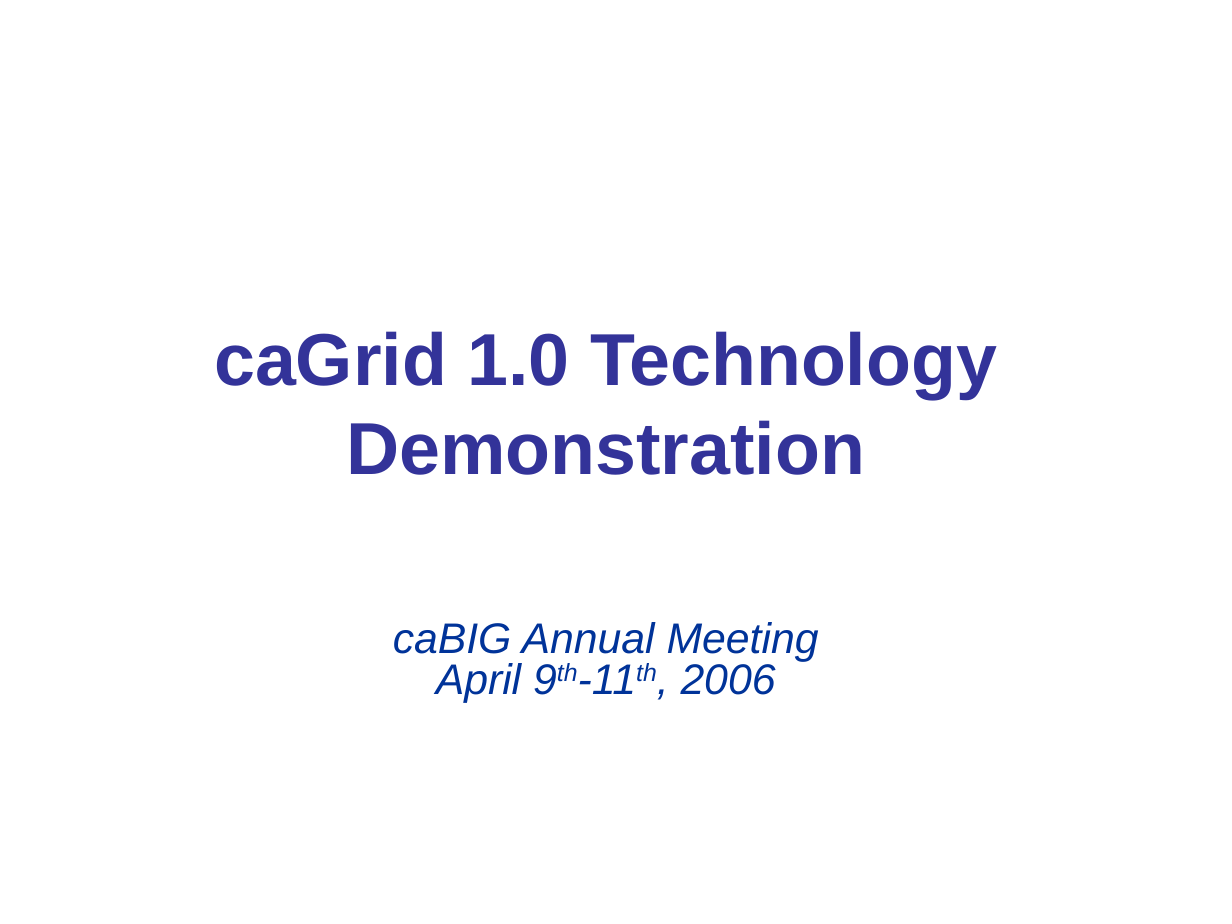
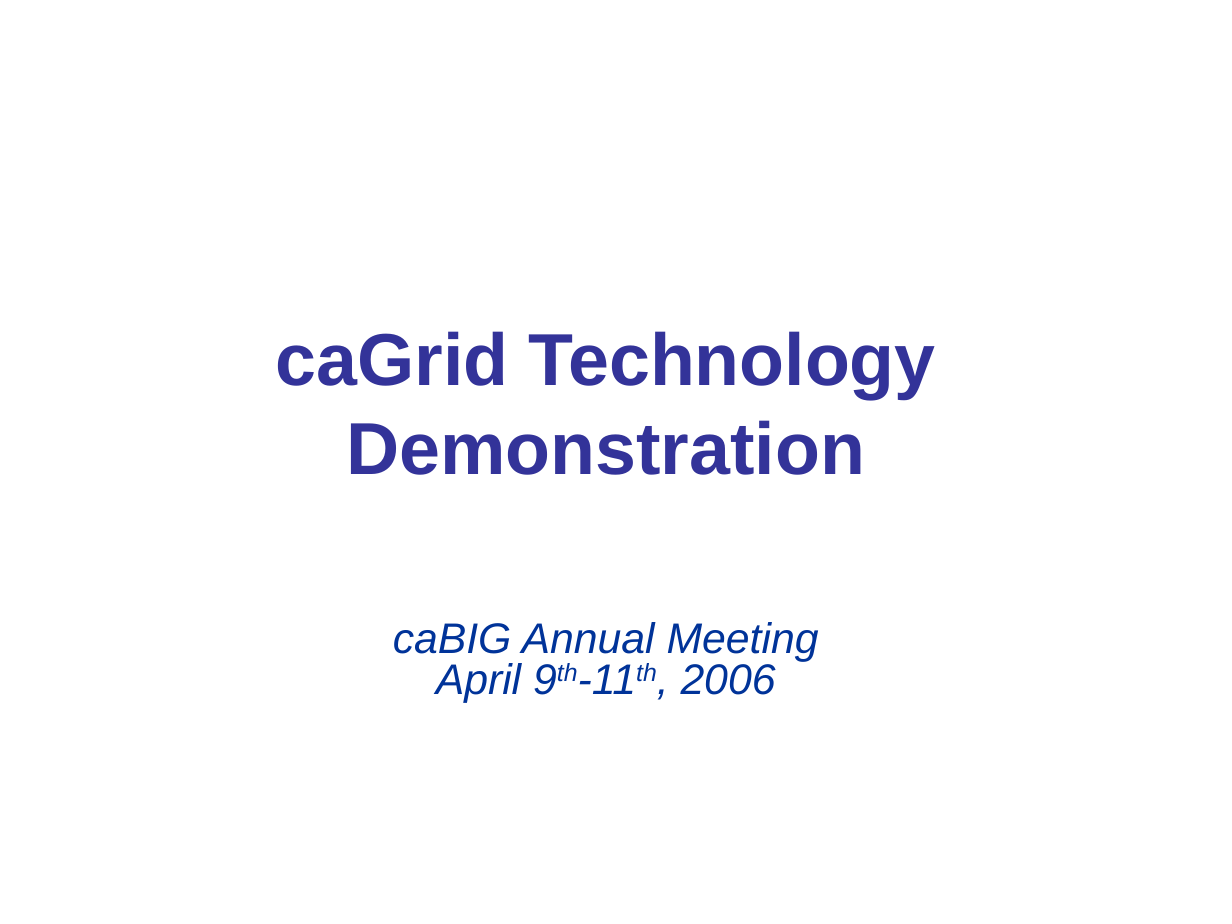
Before and after one commit to NCIP/cagrid-portal, a slide deck: slide 1 of cagrid-1-0/Documentation/presentations/200604_AnnualMeeting/caGrid-1.0-Demo.ppt. Drawn at 1232x924 pixels with LibreOffice and Linux fonts; fonts in the diff are those of the drawing; background and template pictures are left out. Boxes give left, top, right and bottom in pixels: in the first picture for what was removed or moved away, otherwise in the second. Text is boxed around its words. In the diff, an @@ line names an element or a change of style, - is before the commit and + after.

```diff
--- a/cagrid-1-0/Documentation/presentations/200604_AnnualMeeting/caGrid-1.0-Demo.ppt
+++ b/cagrid-1-0/Documentation/presentations/200604_AnnualMeeting/caGrid-1.0-Demo.ppt
@@ title at <box>276,331,936,475</box>: text changed @@
-caGrid 1.0 Technology Demonstration
+caGrid Technology Demonstration
```
Also in this commit, not shown: 1 other slide changed, 8 slides added, 1 slide removed.
